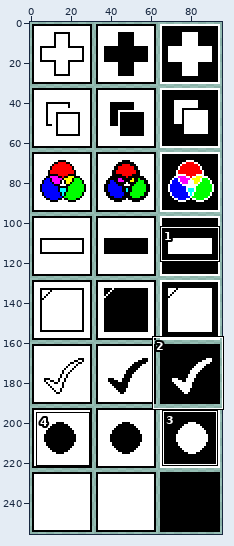
Pixel-art file, stored at assets/gui/playground_buttons.aseprite. Above: a wide view before the commit, with the close-up outlined.
Close-up. Old version:
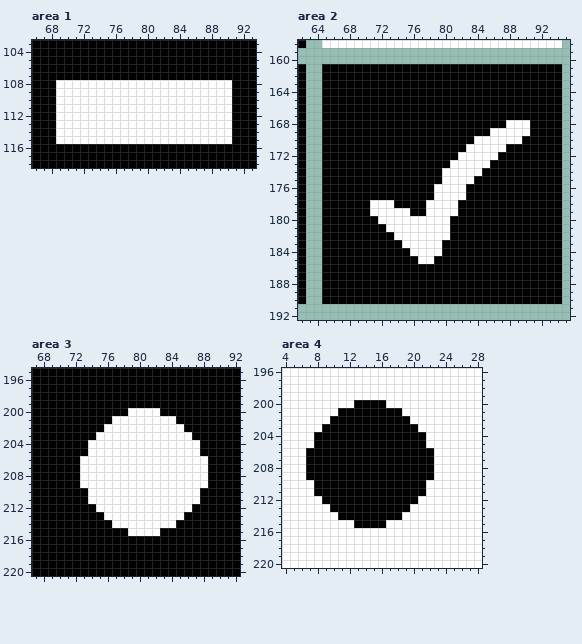
96x256 pixels, 1 frame. Shown: area 1: x 66..93, y 103..118; area 2: x 62..95, y 158..192; area 3: x 67..92, y 195..220; area 4: x 4..28, y 196..220. The commit also changed other parts of the picture, which this record leaves out.
Once edited:
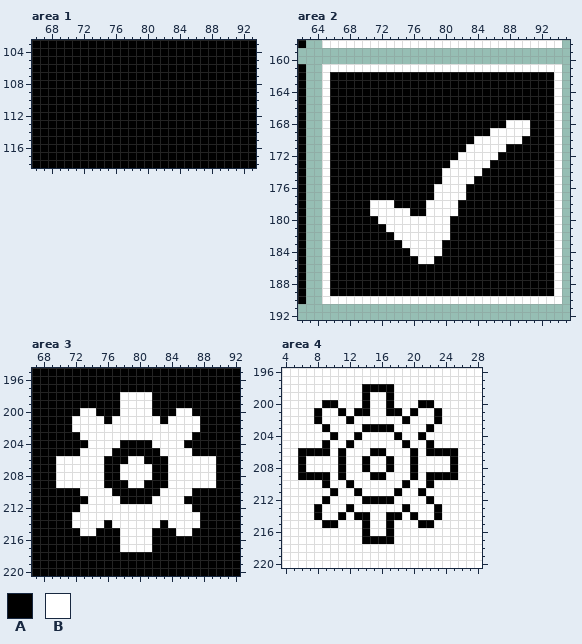
Palette (. is transparent): A #000000  B #ffffff
The exact change:
Area 1, layer "pic":
y 108..115: x 69..90 BBBBBBBBBBBBBBBBBBBBBB -> AAAAAAAAAAAAAAAAAAAAAA
Area 2, layer "background":
y 161: x 65..94 AAAAAAAAAAAAAAAAAAAAAAAAAAAAAA -> BBBBBBBBBBBBBBBBBBBBBBBBBBBBBB
y 162..189: x 65 A -> B; x 94 A -> B
y 190: x 65..94 AAAAAAAAAAAAAAAAAAAAAAAAAAAAAA -> BBBBBBBBBBBBBBBBBBBBBBBBBBBBBB
Area 3, layer "pic":
y 198..199: x 78..81 AAAA -> BBBB
y 200: x 73..74 AA -> BB; x 78 A -> B; x 82 B -> A; x 85..86 AA -> BB
y 201: x 72..75 AAAA -> BBBB; x 83 B -> A; x 85..87 AAA -> BBB
y 202: x 72..75 AAAA -> BBBB; x 86..87 AA -> BB
y 203: x 73..74 AA -> BB
y 204: x 78..81 BBBB -> AAAA; x 86..87 BB -> AA
y 205: x 73 A -> B; x 77..82 BBBBBB -> AAAAAA; x 87 B -> A
y 206: x 70..72 AAA -> BBB; x 76..78 BBB -> AAA; x 81..83 BBB -> AAA; x 89 A -> B
y 207..208: x 70..72 AAA -> BBB; x 76..77 BB -> AA; x 82..83 BB -> AA; x 89 A -> B
y 209: x 70..72 AAA -> BBB; x 76..78 BBB -> AAA; x 81..83 BBB -> AAA; x 89 A -> B
y 210: x 73 A -> B; x 77..82 BBBBBB -> AAAAAA; x 87 B -> A
y 211: x 78..81 BBBB -> AAAA; x 86..87 BB -> AA
y 212: x 73..74 AA -> BB
y 213: x 72..75 AAAA -> BBBB; x 86..87 AA -> BB
y 214: x 72..75 AAAA -> BBBB; x 83 B -> A; x 85..87 AAA -> BBB
y 215: x 73..74 AA -> BB; x 78 A -> B; x 82 B -> A; x 85..86 AA -> BB
y 216..217: x 78..81 AAAA -> BBBB
Area 4, layer "pic":
y 198: x 14..17 BBBB -> AAAA
y 199: x 14 B -> A; x 17 B -> A
y 200: x 9..10 BB -> AA; x 13 A -> B; x 15..17 AAB -> BBA; x 21..22 BB -> AA
y 201: x 8 B -> A; x 12 A -> B; x 15..16 AA -> BB; x 20 B -> A; x 23 B -> A
y 202: x 8 B -> A; x 10..11 AA -> BB; x 13..18 AAAAAA -> BBBBBB; x 23 B -> A
y 203: x 10..13 AAAA -> BBBB; x 18..20 AAA -> BBB; x 22 B -> A
y 204: x 8..9 AA -> BB; x 11..12 AA -> BB; x 14..17 AAAA -> BBBB; x 19..20 AA -> BB
y 205: x 8 A -> B; x 10..11 AA -> BB; x 13..18 AAAAAA -> BBBBBB; x 20..22 AAB -> BBA
y 206: x 6 B -> A; x 10 A -> B; x 12..14 AAA -> BBB; x 17..19 AAA -> BBB; x 21 A -> B; x 23..25 BBB -> AAA
y 207..208: x 6..10 BAAAA -> ABBBB; x 12..13 AA -> BB; x 15..16 AA -> BB; x 18..19 AA -> BB; x 21..22 AA -> BB; x 25 B -> A
y 209: x 6 B -> A; x 10 A -> B; x 12..14 AAA -> BBB; x 17..19 AAA -> BBB; x 21 A -> B; x 23..25 BBB -> AAA
y 210: x 8 A -> B; x 10..11 AA -> BB; x 13..18 AAAAAA -> BBBBBB; x 20..22 AAB -> BBA
y 211: x 8..9 AA -> BB; x 11..12 AA -> BB; x 14..17 AAAA -> BBBB; x 19..20 AA -> BB
y 212: x 10..13 AAAA -> BBBB; x 18..20 AAA -> BBB; x 22 B -> A
y 213: x 8 B -> A; x 10..11 AA -> BB; x 13..18 AAAAAA -> BBBBBB; x 23 B -> A
y 214: x 8 B -> A; x 12 A -> B; x 15..16 AA -> BB; x 20 B -> A; x 23 B -> A
y 215: x 9..10 BB -> AA; x 13 A -> B; x 15..17 AAB -> BBA; x 21..22 BB -> AA
y 216: x 14 B -> A; x 17 B -> A
y 217: x 14..17 BBBB -> AAAA
Where, in picture pixels (left, top, right, bottom), the same in both close-ups:
changed: (56, 80, 232, 144)
changed: (322, 64, 562, 304)
changed: (56, 392, 216, 552)
changed: (298, 384, 458, 544)
